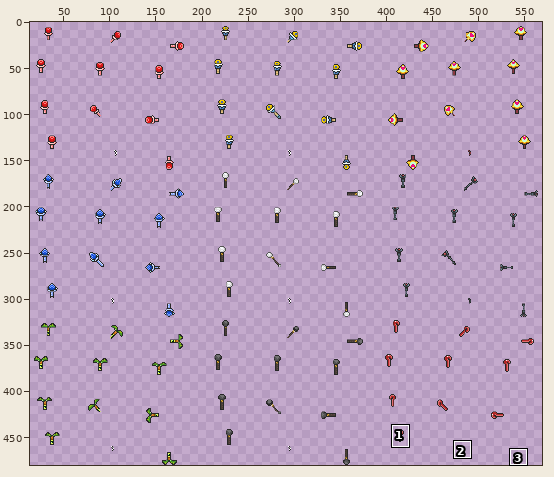
Two versions of one sprite sheet, sprites/hero/item/rods/rod.png. Above: a wide view before the commit, with the close-up outlined.
Close-up. Old version:
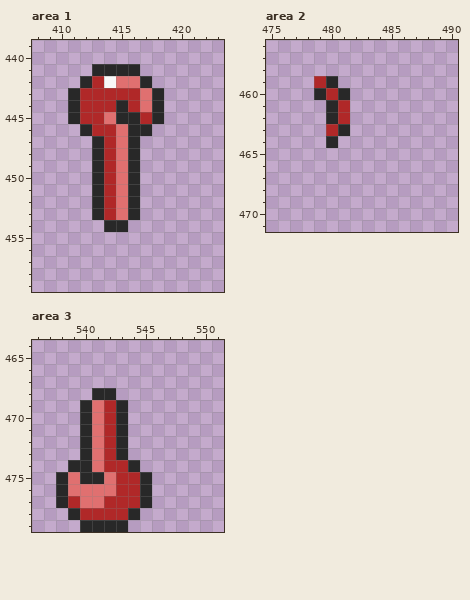
The file is 576x480 pixels. Colours within 5 levels of each other are drawn and written as one. Shown: area 1: x 408..423, y 439..459; area 2: x 475..490, y 456..471; area 3: x 536..551, y 464..479. The wide view leaves out empty margins. The commit also changed other parts of the picture, which this record leaves out.
Once edited:
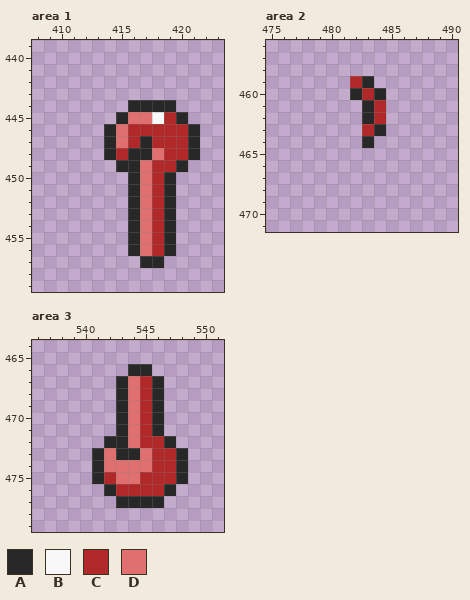
Palette (. is transparent): A #282828  B #f8f8f8  C #b02828  D #e07070
Diff:
Changed rows in their new state; - is an unchanged pixel.
Area 1:
first column x 411:
441 --....-----
442 -......----
443 ........---
444 .....AA-A--
445 ....-DDBCA-
446 -..A-CCCCCA
447 --.A-CACCCA
448 --.AC-ADCCA
449 --..A-DCCA-
450 --...-DCA--
451 --...-DCA--
452 --...-DCA--
453 --...-DCA--
454 ---..ADCA--
455 -----ADCA--
456 -----ADCA--
457 ------AA---
Area 2:
first column x 479:
459 ..-CA-
460 ...ACA
461 -..-AC
462 -..-AC
463 -..-CA
464 -.--A-
Area 3:
first column x 538:
466 ------AA---
467 -----ADCA--
468 ---..ADCA--
469 --...-DCA--
470 --...-DCA--
471 --...-DCA--
472 --..A-DCCA-
473 --.AD-ADCCA
474 -..ADDDDCCA
475 ...-CDDCCCA
476 ....A--CCA-
477 .....AA-A--
478 -......----
479 --....-----
Pixel boxes of the changes (left, top, right, bottom) in both close-ups:
changed: (68, 64, 200, 268)
changed: (314, 76, 386, 148)
changed: (56, 364, 188, 532)
